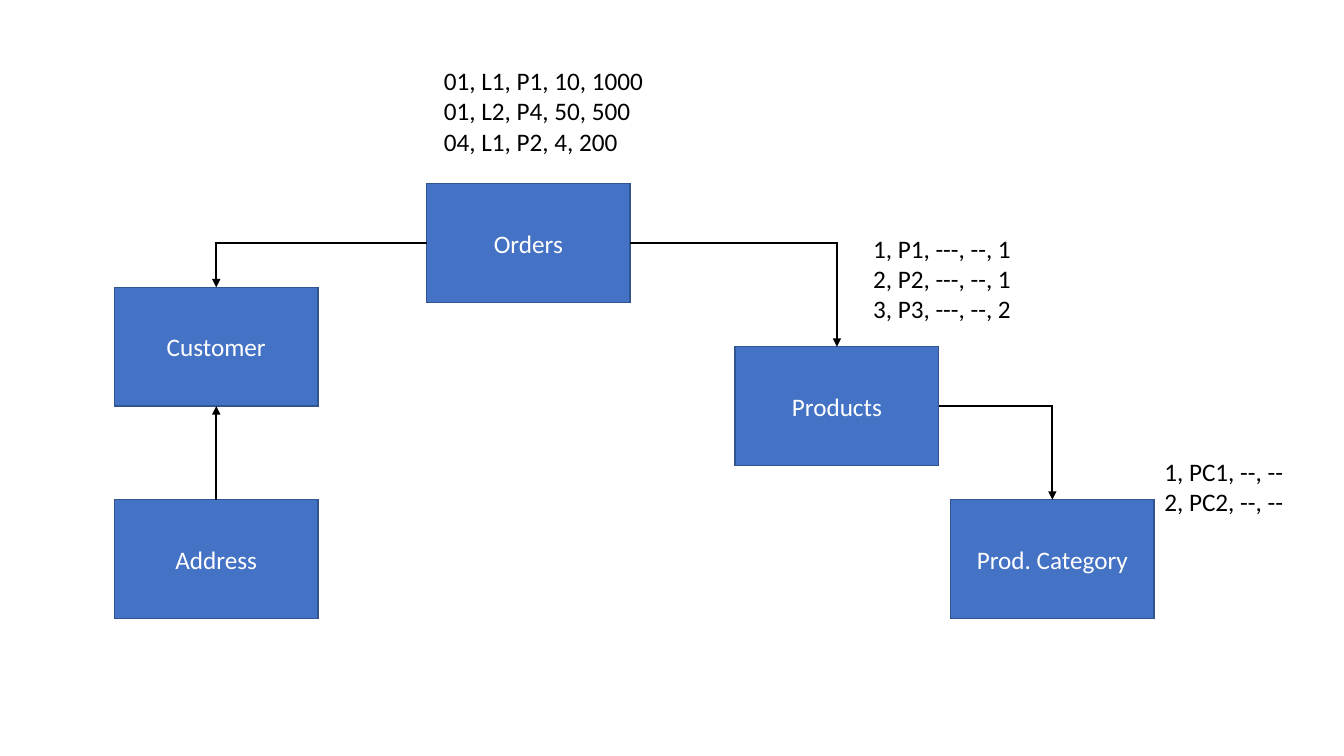
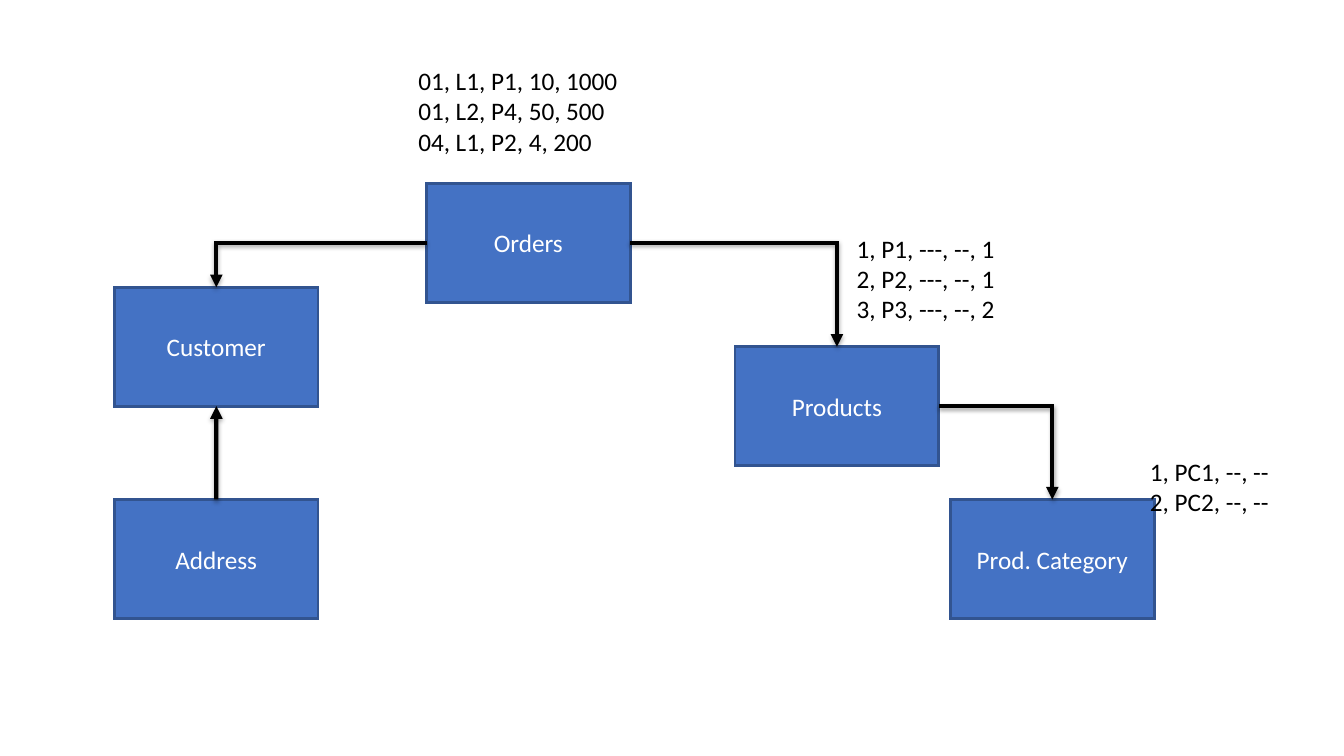
Before and after one commit to Madlhawa/AWS_datawarehouse, a slide deck: slide 3 of documents/PeriscopeData-UseCase.pptx. Drawn at 1344x756 pixels with LibreOffice and Linux fonts; fonts in the diff are those of the drawing. Boxes give left, top, right and bottom in pixels: in the first picture for what was removed or moved away, otherwise in the second. Text is boxed around its words. In the diff, an @@ line names an element or a change of style, - is before the commit and + after.

```diff
--- a/documents/PeriscopeData-UseCase.pptx
+++ b/documents/PeriscopeData-UseCase.pptx
@@ text "01, L1, P1, 10, 1000": place and size @@
-text "01, L1, P1, 10, 1000" at <box>444,73,643,154</box>
+text "01, L1, P1, 10, 1000" at <box>418,73,617,154</box>
@@ text "1, P1, ---, --, 1": place and size @@
-text "1, P1, ---, --, 1" at <box>873,241,1011,321</box>
+text "1, P1, ---, --, 1" at <box>857,241,995,321</box>
@@ elbow arrow (426, 243) - (217, 287): stroke #000000 1.5 pt to #000000 3 pt @@
@@ elbow arrow (630, 243) - (837, 347): stroke #000000 1.5 pt to #000000 3 pt @@
@@ arrow removed from (217, 500) to (217, 406) @@
@@ freeform shape added at <box>217,406,217,500</box>, outline #000000 3 pt @@
@@ elbow arrow (939, 406) - (1053, 500): stroke #000000 1.5 pt to #000000 3 pt @@
@@ text "1, PC1, --, --": place and size @@
-text "1, PC1, --, --" at <box>1164,464,1234,514</box>
+text "1, PC1, --, --" at <box>1150,464,1220,517</box>
@@ outline #325491 1 pt to #325491 2 pt in 5 elements at <box>426,184,630,302</box>, <box>951,500,1154,619</box>, <box>735,347,939,466</box>, <box>115,287,319,406</box>, <box>115,500,319,619</box> @@
```
Also in this commit, not shown: 2 other slides changed, 6 other files.
